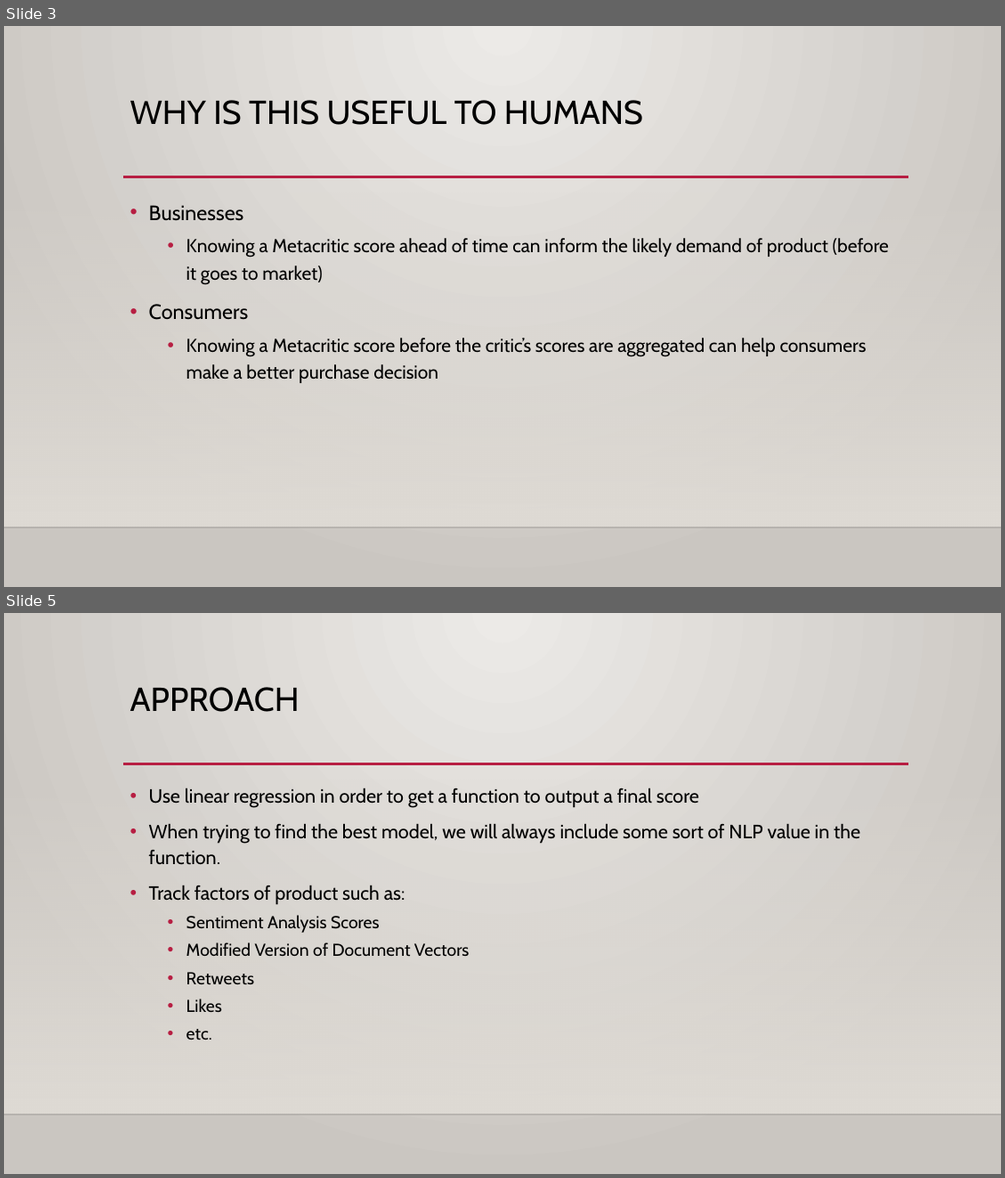
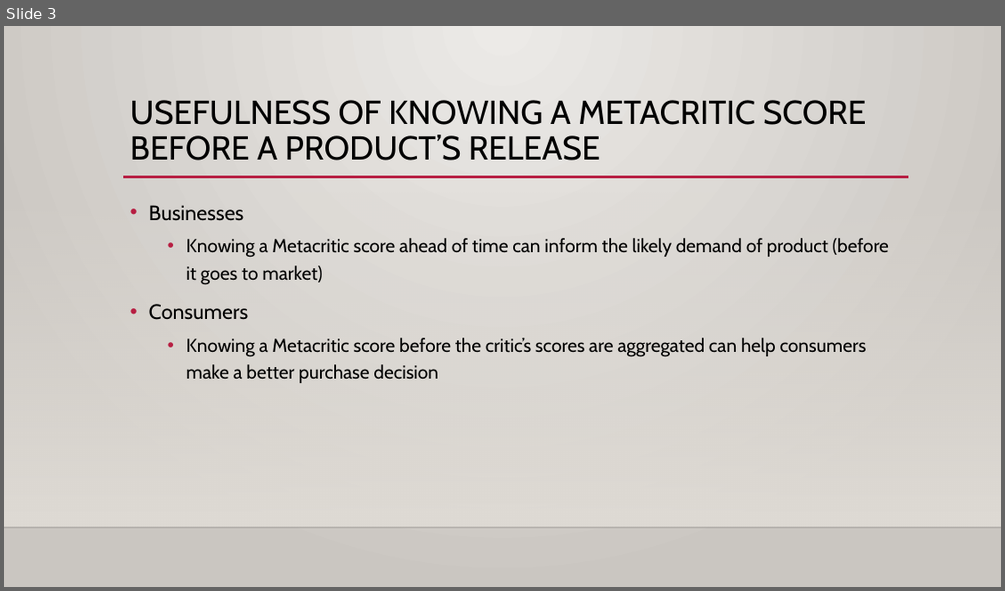
Before and after one commit to amspies/cse408, a slide deck: Project_3_Proposal.pptx. Shown one above the other, each under a label of ours: slides 3 and 5 before the commit, slide 3 after it; the slides between them are not shown. The pictures are 1005x1178 and 1005x591 pixels, drawn with LibreOffice and Linux fonts; fonts in the diff are those of the drawing; background and template pictures are left out. Boxes give left, top, right and bottom in pixels: in the first picture for what was removed or moved away, otherwise in the second. Text is boxed around its words. In the diff, an @@ line names an element or a change of style, - is before the commit and + after.

```diff
--- a/Project_3_Proposal.pptx
+++ b/Project_3_Proposal.pptx
@@ slide 5 removed at [4, 613, 1001, 1174], background gradient #ECEAE7 to #CAC7C1; not listed: 3 template elements that a slide beside it also shows @@
@@ title removed at [130, 687, 299, 712] @@
-APPROACH
@@ text removed at [149, 787, 860, 1039] @@
-• Use linear regression in order to get a function to output a final score
-• When trying to find the best model, we will always include some sort of NLP value in the function.
-• Track factors of product such as:
-  • Sentiment Analysis Scores
-  • Modified Version of Document Vectors
-  • Retweets
-  • Likes
-  • etc.
@@ slide 3 changed as well @@
@@ title at [130, 100, 866, 160]: text changed @@
-WHY IS THIS USEFUL TO HUMANS
+USEFULNESS OF KNOWING A METACRITIC SCORE BEFORE A PRODUCT’S RELEASE
```
Also in this commit, not shown: 4 other slides changed, 8 slides added, 1 other slide removed, 3 other files.
